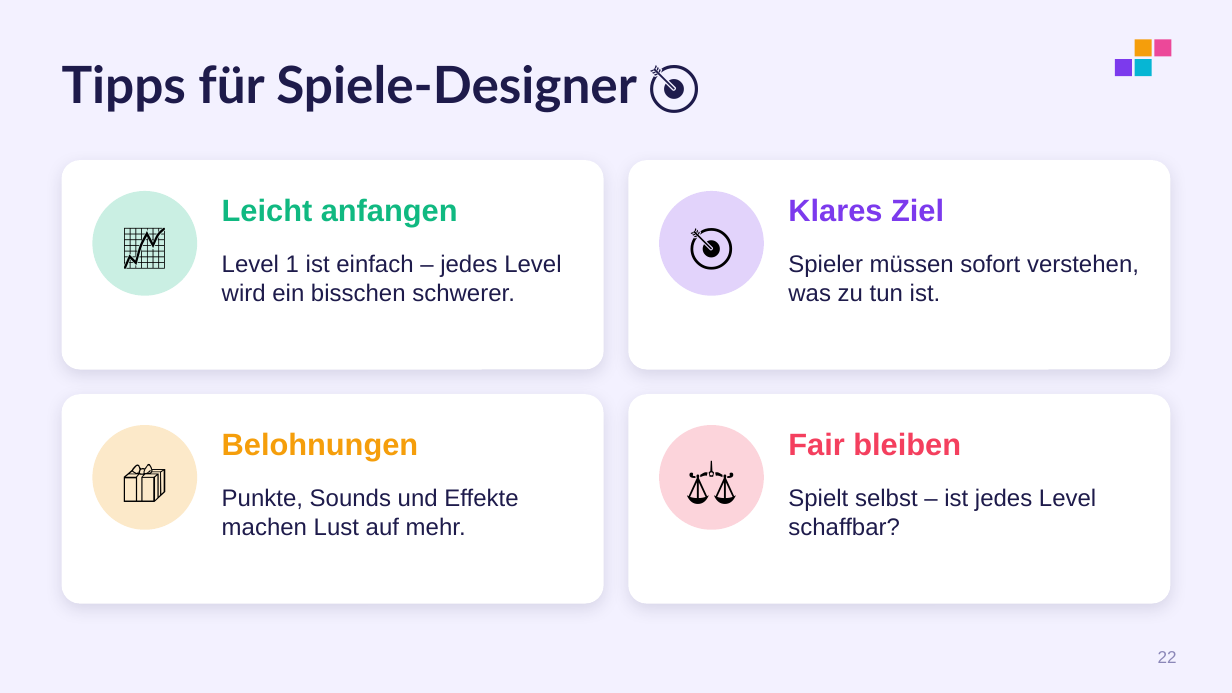
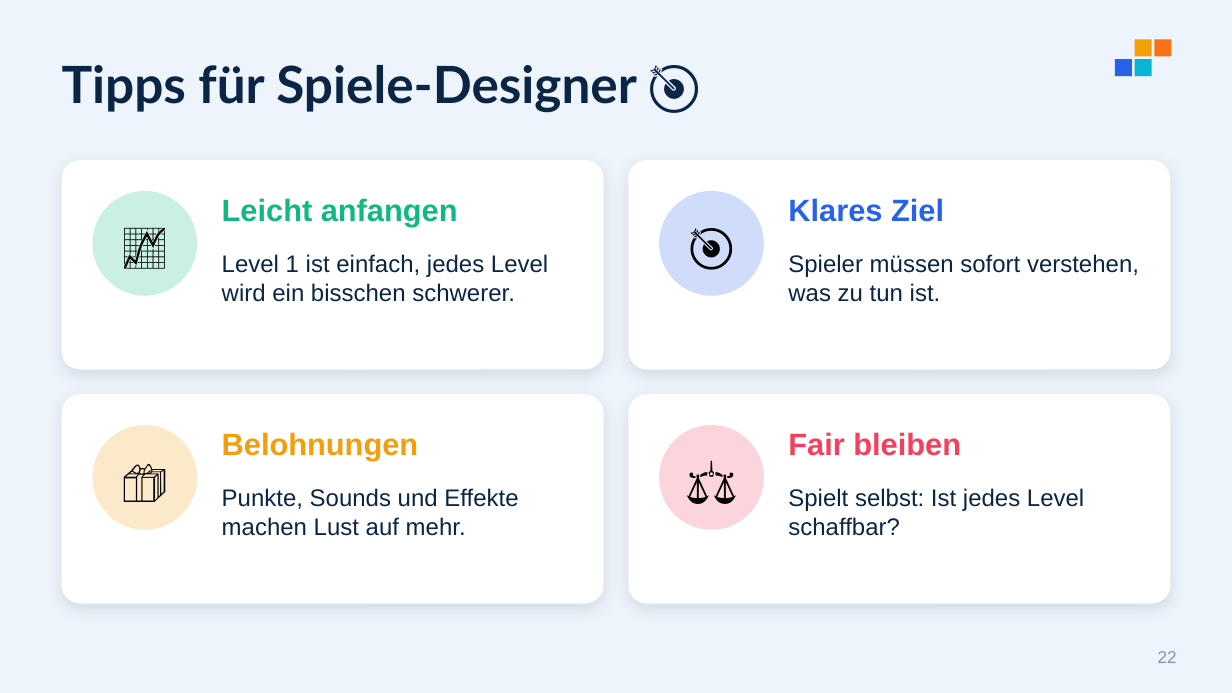
Before and after one commit to Robsbaer/monte26, a slide deck: slide 22 of Dokumente/Folien.pptx. Drawn at 1232x693 pixels with LibreOffice and Linux fonts; fonts in the diff are those of the drawing. Boxes give left, top, right and bottom in pixels: in the first picture for what was removed or moved away, otherwise in the second. Text is boxed around its words. In the diff, an @@ line names an element or a change of style, - is before the commit and + after.

```diff
--- a/Dokumente/Folien.pptx
+++ b/Dokumente/Folien.pptx
@@ background #F3F1FF to #EEF4FB @@
@@ rectangle at (1115, 59, 1132, 76): fill #7C3AED to #2563EB @@
@@ rectangle at (1154, 39, 1172, 57): fill #EC4899 to #F97316 @@
@@ ellipse at (659, 191, 764, 296): fill #7C3AED at 22% opacity to #2563EB at 22% opacity @@
@@ text "Klares Ziel" at (788, 198, 944, 222): text colour #7C3AED to #2563EB @@
@@ text at (222, 254, 548, 302): text changed; text colour #1E1B4B to #0B2545 @@
-Level 1 ist einfach – jedes Level wird ein bisschen schwerer.
+Level 1 ist einfach, jedes Level wird ein bisschen schwerer.
@@ shadow changed in 4 elements at (62, 160, 604, 370), (628, 160, 1170, 370), (62, 394, 604, 604), (628, 394, 1170, 604) @@
@@ text colour #1E1B4B to #0B2545 in 3 elements at (62, 65, 637, 113), (788, 254, 1139, 302), (222, 488, 518, 536) @@
@@ text at (788, 488, 1084, 536): text changed; text colour #1E1B4B to #0B2545 @@
-Spielt selbst – ist jedes Level schaffbar?
+Spielt selbst: Ist jedes Level schaffbar?
@@ page number at (1158, 651, 1177, 663): text colour #8B87B8 to #7B93B5 @@
```
Also in this commit, not shown: 31 other slides changed, 7 other files.
